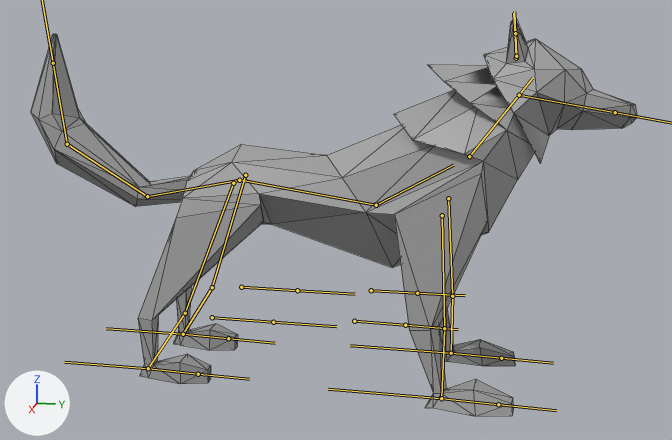
One commit to the FBX model Assets/Resources/Models/wolf.fbx: the scene before it, then after it.
Both versions are drawn from a camera (50 mm lens) standing at (3.02, 0.81, 1.28) and looking at (-0.01, 0.21, 0.53). The axes (+X, +Y, +Z) are drawn at lower left. The lights are the same throughout. The bones that bend it are drawn over the model as lines. Mesh edges are drawn as thin lines.

The first picture shows 'Wolf'.
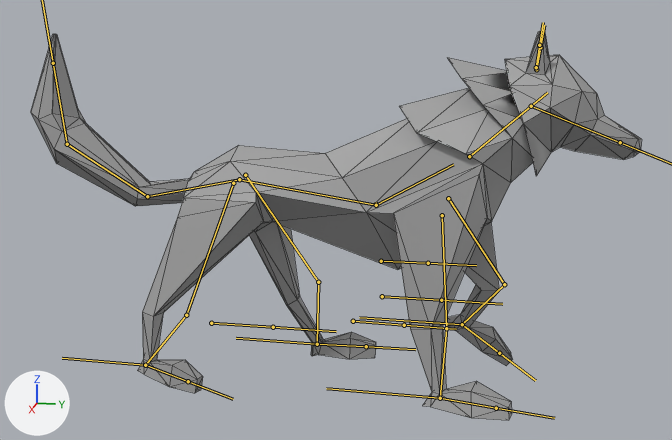
Commit message: Wolf Walk animation

The newer file adds an action. The first version stands in its rest pose; the second is drawn at frame 49 of the action 'Armature|WolfWalk'.

Pixel boxes [x1, y1, x2, y2] of what changed, in the pictures (672 x 440 px):
'Wolf', posed: before [31, 20, 637, 416]; after [31, 31, 642, 420]
bone 'Neck', root to tip: before (469, 156) to (532, 78); after (469, 156) to (547, 92)
bone 'LegUpper.L.001', root to tip: before (442, 215) to (444, 328); after (442, 215) to (446, 328)
bone 'LegLower.L.001', root to tip: before (444, 328) to (441, 398); after (446, 328) to (440, 398)
bone 'LegUpper.R.001', root to tip: before (448, 198) to (452, 296); after (448, 198) to (504, 284)
bone 'LegLower.R.001', root to tip: before (452, 296) to (451, 353); after (504, 284) to (462, 324)
bone 'LegUpper.L', root to tip: before (233, 183) to (185, 313); after (233, 183) to (186, 315)
bone 'LegLower.L', root to tip: before (185, 313) to (148, 368); after (186, 315) to (145, 365)
bone 'PawBack.L', root to tip: before (148, 368) to (198, 374); after (145, 365) to (188, 381)
bone 'LegUpper.R', root to tip: before (245, 175) to (212, 287); after (245, 175) to (318, 282)
bone 'LegLower.R', root to tip: before (212, 287) to (183, 334); after (318, 282) to (317, 344)
bone 'PawBack.R', root to tip: before (183, 334) to (228, 338); after (317, 344) to (366, 346)

The change, as a diff of the scene's bpy script:
```diff
--- a/Assets/Resources/Models/wolf.fbx.py
+++ b/Assets/Resources/Models/wolf.fbx.py
@@ bone_neck @@
 bone_neck = bpy.data.objects['Armature'].pose.bones['Neck']  # child of 'Upper'
-bone_neck.rotation_quaternion = (1.0, 0.0, 0.0, 0.0)  # degrees (0, 0, 0)
+bone_neck.rotation_quaternion = (0.995, -0.104, 0.0, 0.0)  # degrees (-12, 0, 0)
@@ bone_legupper_l_001 @@
 bone_legupper_l_001 = bpy.data.objects['Armature'].pose.bones['LegUpper.L.001']  # child of 'Upper'
-bone_legupper_l_001.rotation_quaternion = (1.0, 0.0, 0.0, 0.0)  # degrees (0, 0, 0)
+bone_legupper_l_001.rotation_quaternion = (0.998, -0.008, 0.063, 0.001)  # degrees (-1, 7, 0)
@@ bone_leglower_l_001 @@
 bone_leglower_l_001 = bpy.data.objects['Armature'].pose.bones['LegLower.L.001']  # child of 'LegUpper.L.001'
-bone_leglower_l_001.rotation_quaternion = (1.0, 0.0, 0.0, 0.0)  # degrees (0, 0, 0)
+bone_leglower_l_001.rotation_quaternion = (1.0, 0.028, 0.0, 0.005)  # degrees (3, 0, 1)
@@ bone_legupper_r_001 @@
 bone_legupper_r_001 = bpy.data.objects['Armature'].pose.bones['LegUpper.R.001']  # child of 'Upper'
-bone_legupper_r_001.rotation_quaternion = (1.0, 0.0, 0.0, 0.0)  # degrees (0, 0, 0)
+bone_legupper_r_001.rotation_quaternion = (0.965, -0.258, -0.043, -0.005)  # degrees (-30, -5, 1)
@@ bone_leglower_r_001 @@
 bone_leglower_r_001 = bpy.data.objects['Armature'].pose.bones['LegLower.R.001']  # child of 'LegUpper.R.001'
-bone_leglower_r_001.rotation_quaternion = (1.0, 0.0, 0.0, 0.0)  # degrees (0, 0, 0)
+bone_leglower_r_001.rotation_quaternion = (0.827, 0.554, 0.0, -0.096)  # degrees (67, 6, -9)
@@ bone_legupper_l @@
 bone_legupper_l = bpy.data.objects['Armature'].pose.bones['LegUpper.L']  # child of 'Middel'
-bone_legupper_l.rotation_quaternion = (1.0, 0.0, 0.0, 0.0)  # degrees (0, 0, 0)
+bone_legupper_l.rotation_quaternion = (0.991, -0.015, 0.134, 0.021)  # degrees (-1, 15, 2)
@@ bone_leglower_l @@
 bone_leglower_l = bpy.data.objects['Armature'].pose.bones['LegLower.L']  # child of 'LegUpper.L'
-bone_leglower_l.rotation_quaternion = (1.0, 0.0, 0.0, 0.0)  # degrees (0, 0, 0)
+bone_leglower_l.rotation_quaternion = (0.997, 0.079, 0.0, -0.02)  # degrees (9, 0, -2)
@@ bone_pawback_l @@
 bone_pawback_l = bpy.data.objects['Armature'].pose.bones['PawBack.L']  # child of 'LegLower.L'
-bone_pawback_l.rotation_quaternion = (1.0, 0.0, 0.0, 0.0)  # degrees (0, 0, 0)
+bone_pawback_l.rotation_quaternion = (1.0, 0.024, -0.005, 0.001)  # degrees (3, -1, 0)
@@ bone_legupper_r @@
 bone_legupper_r = bpy.data.objects['Armature'].pose.bones['LegUpper.R']  # child of 'Middel'
-bone_legupper_r.rotation_quaternion = (1.0, 0.0, 0.0, 0.0)  # degrees (0, 0, 0)
+bone_legupper_r.rotation_quaternion = (0.902, -0.421, -0.1, -0.02)  # degrees (-50, -11, 3)
@@ bone_leglower_r @@
 bone_leglower_r = bpy.data.objects['Armature'].pose.bones['LegLower.R']  # child of 'LegUpper.R'
-bone_leglower_r.rotation_quaternion = (1.0, 0.0, 0.0, 0.0)  # degrees (0, 0, 0)
+bone_leglower_r.rotation_quaternion = (0.984, 0.17, 0.0, 0.042)  # degrees (20, -1, 5)
@@ bone_pawback_r @@
 bone_pawback_r = bpy.data.objects['Armature'].pose.bones['PawBack.R']  # child of 'LegLower.R'
-bone_pawback_r.rotation_quaternion = (1.0, 0.0, 0.0, 0.0)  # degrees (0, 0, 0)
+bone_pawback_r.rotation_quaternion = (0.962, 0.27, 0.033, -0.024)  # degrees (31, 4, -2)
```
